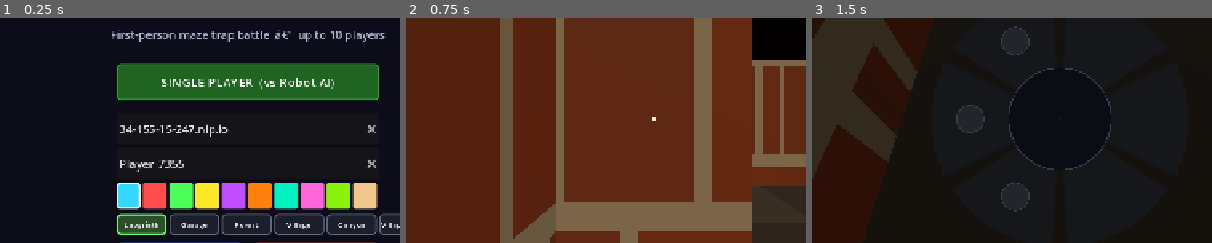
Above: before the commit, frames 1-3 (left to right).
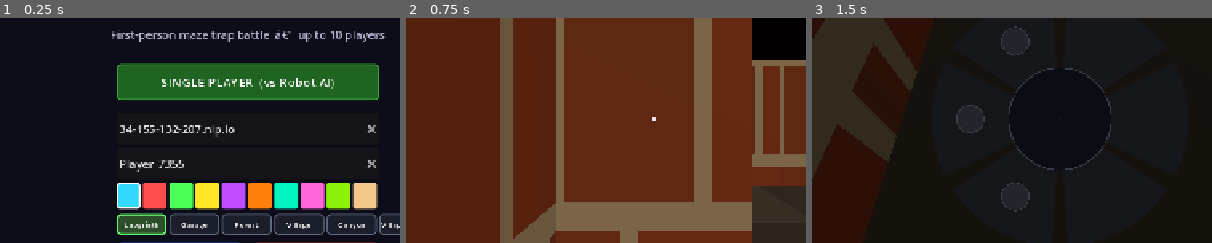
Above: after the commit, the same moments.

Repository: jyacine/trapbattle
Game: Godot game, scene res://scenes/Main.tscn
Two runs of this game, one before a commit and one after it. Both use one fixed random seed, a clock stepped at 60 frames per second and the inputs below.
Inputs:
- Up to frame 1 (0.25 s): no input
- Up to frame 2 (0.75 s): click "SINGLE PLAYER (vs Robot AI)" at 0.5 s
- Up to frame 3 (1.5 s): click "Select" at 1.25 s
The pictures show only the part of the screen within x 19-69%, y 28-78%; the shares and areas given below are measured in that part.

The runs differ from the first frame. In frame 1, 0.3% of the frame differs, in the area x 41-59%, y 47-53%; in frame 2, nothing differs; in frame 3, nothing differs.
Error in both runs: Invalid assignment of property or key 'position' with value of type 'Vector2' on a base object of type 'Nil'. (res://scripts/weapon_wheel.gd:106)

Commit message:
Add 3D spatial audio for VOIP + migrate server to 34.155.132.207
Voice speakers now use AudioStreamPlayer3D positioned at each remote
player world position so voices come from the correct direction in the
maze. main.gd feeds speaker positions each frame via
set_speaker_position(). max_distance=40m matches the 54-unit maze width.

Also updates all IP/hostname references from the old VM (34.155.15.247)
to the new one (34.155.132.207 / 34-155-132-207.nip.io): lobby default
host, test scripts, and README.

Co-Authored-By: Claude Sonnet 4.6 <noreply@anthropic.com>

Diff:
--- a/scripts/lobby_ui.gd
+++ b/scripts/lobby_ui.gd
@@ -135,8 +135,8 @@
 	_menu_nodes.append(btn_sp)
 
 	_ip_field = LineEdit.new()
-	_ip_field.placeholder_text = "Server host  (e.g. 34-155-15-247.nip.io)"
-	_ip_field.text = "34-155-15-247.nip.io"
+	_ip_field.placeholder_text = "Server host  (e.g. 34-155-132-207.nip.io)"
+	_ip_field.text = "34-155-132-207.nip.io"
 	_ip_field.add_theme_font_size_override("font_size", 18)
 	_ip_field.anchor_left = 0.5;  _ip_field.anchor_right  = 0.5
 	_ip_field.anchor_top  = 0.5;  _ip_field.anchor_bottom = 0.5
--- a/scripts/main.gd
+++ b/scripts/main.gd
@@ -757,6 +757,20 @@
 	if game_manager and is_instance_valid(game_manager):
 		game_manager.check_win_condition()
 
+# ── Per-frame: keep voice speaker nodes at each remote player's world position ──
+func _process(_delta: float) -> void:
+	if voice_manager == null or not is_instance_valid(voice_manager):
+		return
+	if not multiplayer.has_multiplayer_peer():
+		return
+	var my_id := multiplayer.get_unique_id()
+	for pid in _players:
+		if pid == my_id:
+			continue
+		var p = _players[pid]
+		if is_instance_valid(p):
+			voice_manager.set_speaker_position(pid, p.global_position)
+
 # ── UI ────────────────────────────────────────────────────────────────────────
 func _create_ui() -> void:
 	var ui = UIManager.new()
--- a/scripts/voice_manager.gd
+++ b/scripts/voice_manager.gd
@@ -719,10 +719,11 @@
 		var gen    = AudioStreamGenerator.new()
 		gen.mix_rate      = VOICE_RATE
 		gen.buffer_length = GEN_BUFFER_LEN
-		var player = AudioStreamPlayer.new()
-		player.stream    = gen
-		player.volume_db = 0.0
-		player.autoplay  = true
+		var player = AudioStreamPlayer3D.new()
+		player.stream       = gen
+		player.autoplay     = true
+		player.max_distance = 40.0  # maze is 27×27 cells × 2 u/cell = 54 u wide
+		player.unit_size    = 3.0   # full volume at 3 m, inverse-distance falloff
 		add_child(player)
 		_speaker_nodes[sender_id] = player
 		_speakers[sender_id]      = player.get_stream_playback() as AudioStreamGeneratorPlayback
@@ -808,6 +809,14 @@
 			_jq[pid] = q.slice(pos)
 			_jq_pos[pid] = 0
 
+# ── Spatial audio positioning ─────────────────────────────────────────────────
+# Called by main.gd each frame with the remote peer's world position so the
+# AudioStreamPlayer3D node tracks them through the maze.
+func set_speaker_position(pid: int, pos: Vector3) -> void:
+	var node = _speaker_nodes.get(pid)
+	if node != null and is_instance_valid(node):
+		node.global_position = pos
+
 # ── Cleanup ───────────────────────────────────────────────────────────────────
 func remove_speaker(pid: int) -> void:
 	if _speaker_nodes.has(pid):
--- a/tests/voice_peer.gd
+++ b/tests/voice_peer.gd
@@ -5,7 +5,7 @@
 ## Both peers send their input WAV as ADPCM while simultaneously recording
 ## all incoming voice from the partner. On silence, writes output WAV and exits.
 
-const SERVER_HOST        := "34-155-15-247.nip.io"
+const SERVER_HOST        := "34-155-132-207.nip.io"
 const CONNECT_TIMEOUT    := 20.0
 const LOBBY_TIMEOUT      := 30.0
 const GAME_START_TIMEOUT := 30.0
--- a/tests/voice_receiver.gd
+++ b/tests/voice_receiver.gd
@@ -1,6 +1,6 @@
 extends SceneTree
 
-const SERVER_HOST := "34-155-15-247.nip.io"
+const SERVER_HOST := "34-155-132-207.nip.io"
 const CONNECT_TIMEOUT := 20.0
 const LOBBY_TIMEOUT := 30.0
 const GAME_START_TIMEOUT := 30.0
--- a/tests/voice_sender.gd
+++ b/tests/voice_sender.gd
@@ -1,6 +1,6 @@
 extends SceneTree
 
-const SERVER_HOST := "34-155-15-247.nip.io"
+const SERVER_HOST := "34-155-132-207.nip.io"
 const CONNECT_TIMEOUT := 20.0
 const LOBBY_TIMEOUT := 25.0
 const GAME_START_TIMEOUT := 25.0
Not shown, changed: README.md
Not shown, changed: tests/e2e_voice_quality_test.py
Not shown, changed: tests/e2e_voice_test.py
Not shown, changed: tests/e2e_voice_testcodex.py
